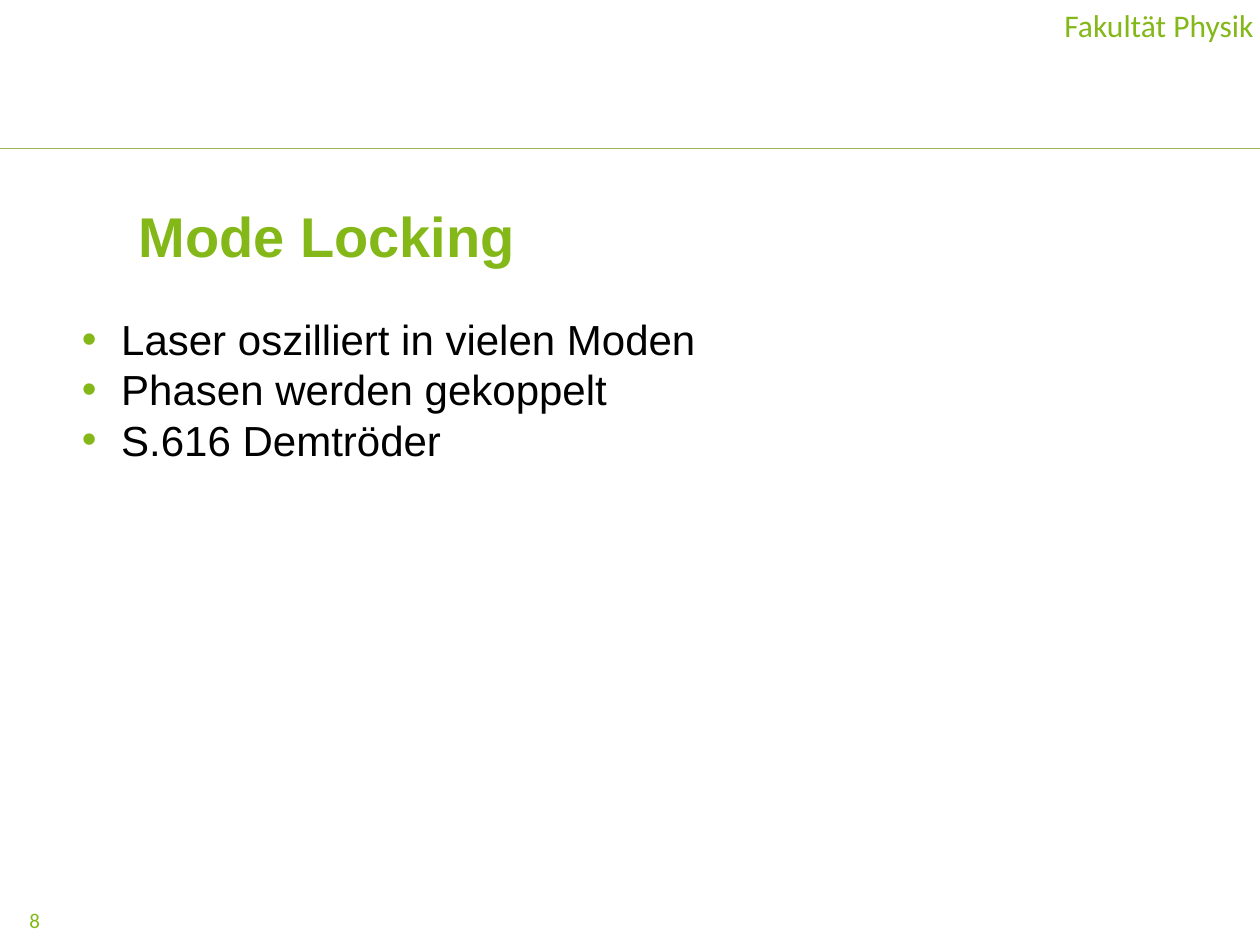
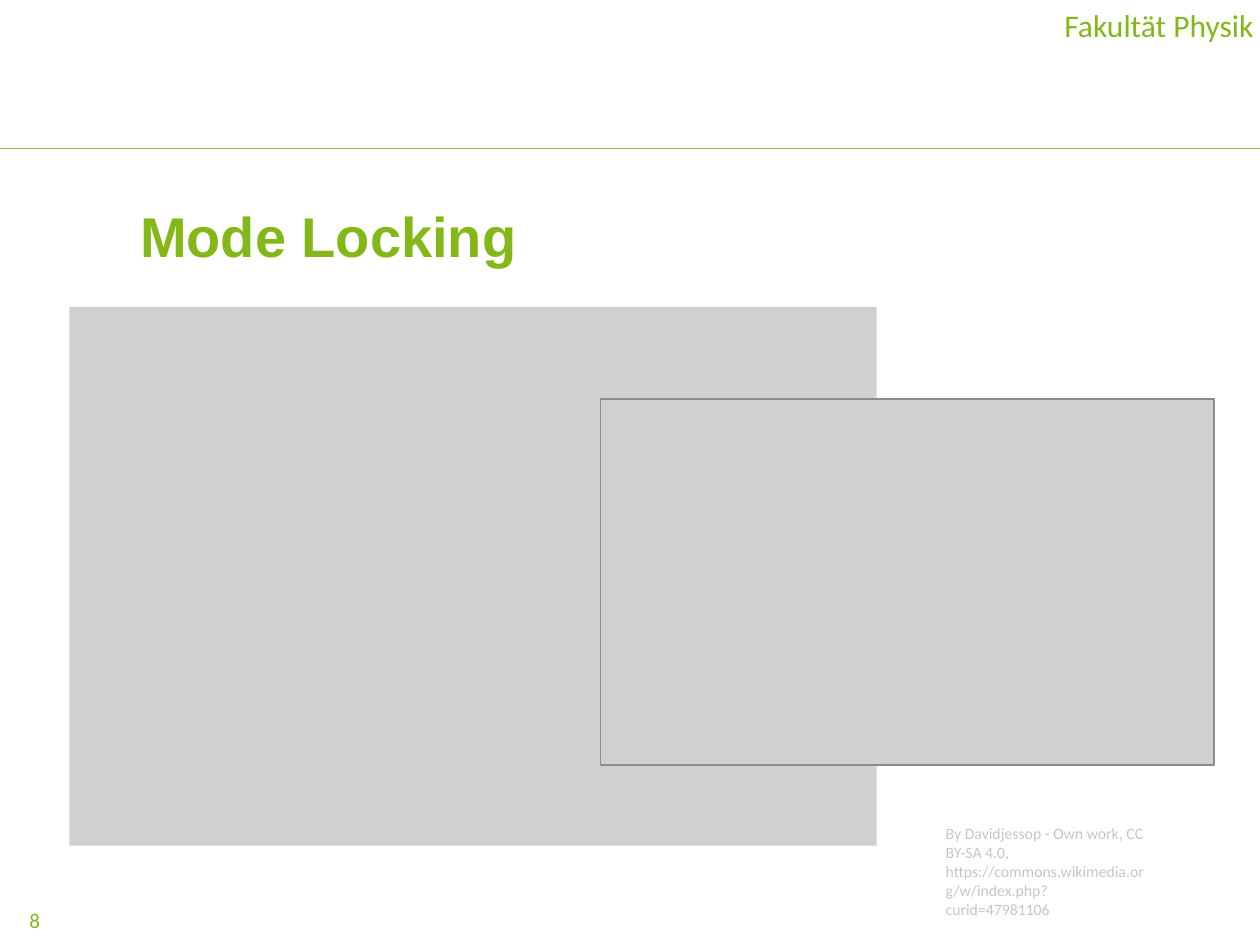
Before and after one commit to maaxxns/Bachelorarbeit, a slide deck: slide 8 of Praesentation_moderneoptik/Laserverstaerkung.pptx. Drawn at 1260x945 pixels with LibreOffice and Linux fonts; fonts in the diff are those of the drawing; grey boxes stand for pictures; background and template pictures are left out. Boxes give left, top, right and bottom in pixels: in the first picture for what was removed or moved away, otherwise in the second. Text is boxed around its words. In the diff, an @@ line names an element or a change of style, - is before the commit and + after.

```diff
--- a/Praesentation_moderneoptik/Laserverstaerkung.pptx
+++ b/Praesentation_moderneoptik/Laserverstaerkung.pptx
@@ picture added at (69,307,877,845) @@
@@ text removed at (121,324,695,457) @@
-• Laser oszilliert in vielen Moden
-• Phasen werden gekoppelt
-• S.616 Demtröder
@@ picture added at (601,399,1215,766) @@
@@ text added at (946,828,1144,915), 9 pt, text #C5C6C6 @@
+By Davidjessop - Own work, CC BY-SA 4.0, https://commons.wikimedia.org/w/index.php?curid=47981106
```
Also in this commit, not shown: 4 other slides changed, 4 slides added, 4 slides removed, 31 other files.
